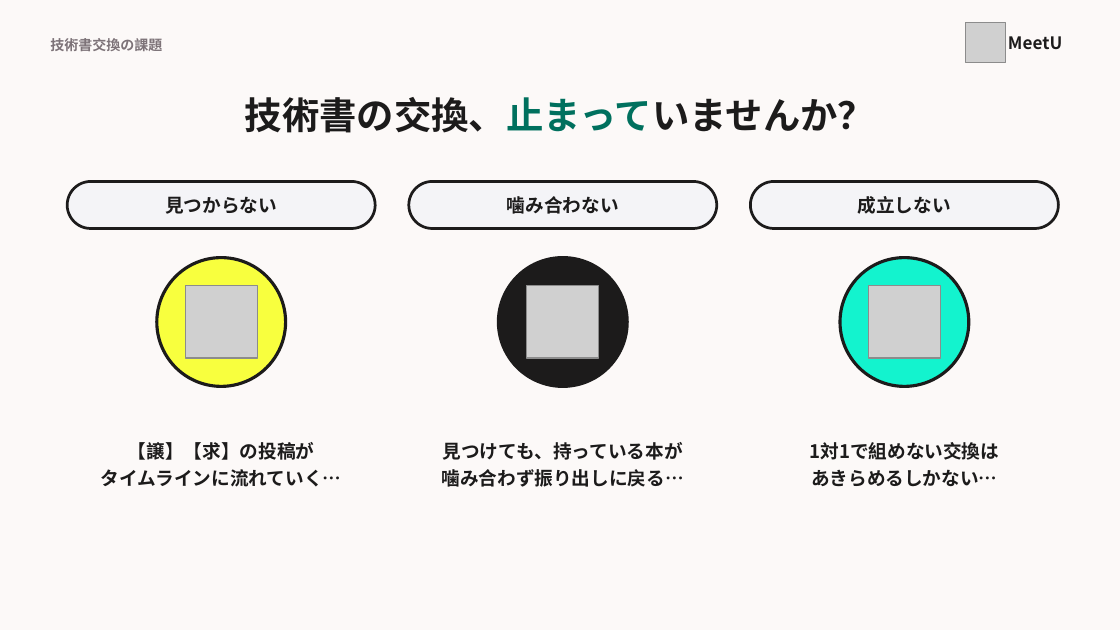
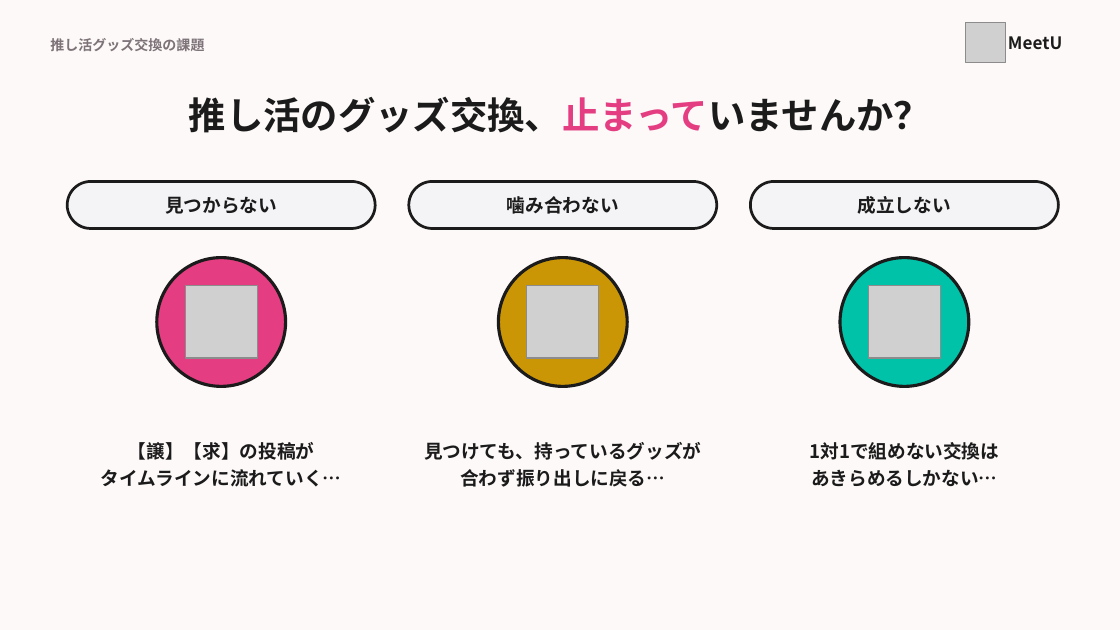
Before and after one commit to MurakamiHonami/MeetU, a slide deck: slide 2 of slide/MeetU_pitch.pptx. Drawn at 1120x630 pixels with LibreOffice and Linux fonts; fonts in the diff are those of the drawing; grey boxes stand for pictures. Boxes give left, top, right and bottom in pixels: in the first picture for what was removed or moved away, otherwise in the second. Text is boxed around its words. In the diff, an @@ line names an element or a change of style, - is before the commit and + after.

Commit message:
UIを元に戻す

```diff
--- a/slide/MeetU_pitch.pptx
+++ b/slide/MeetU_pitch.pptx
@@ text at [50,38,204,51]: text changed @@
-技術書交換の課題
+推し活グッズ交換の課題
@@ text at [189,97,931,133]: text changed @@
-技術書の交換、止まっていませんか？
+推し活のグッズ交換、止まっていませんか？
@@ ellipse at [157,258,286,386]: fill #F8FF3E to #E43D81 @@
@@ ellipse at [498,258,627,386]: fill #1C1B1B to #CB9605 @@
@@ ellipse at [840,258,969,386]: fill #13F3CE to #00C2A8 @@
@@ text at [424,442,701,487]: text changed @@
-見つけても、持っている本が
-噛み合わず振り出しに戻る…
+見つけても、持っているグッズが
+合わず振り出しに戻る…
```
Also in this commit, not shown: 21 other slides changed, 12 other files.
